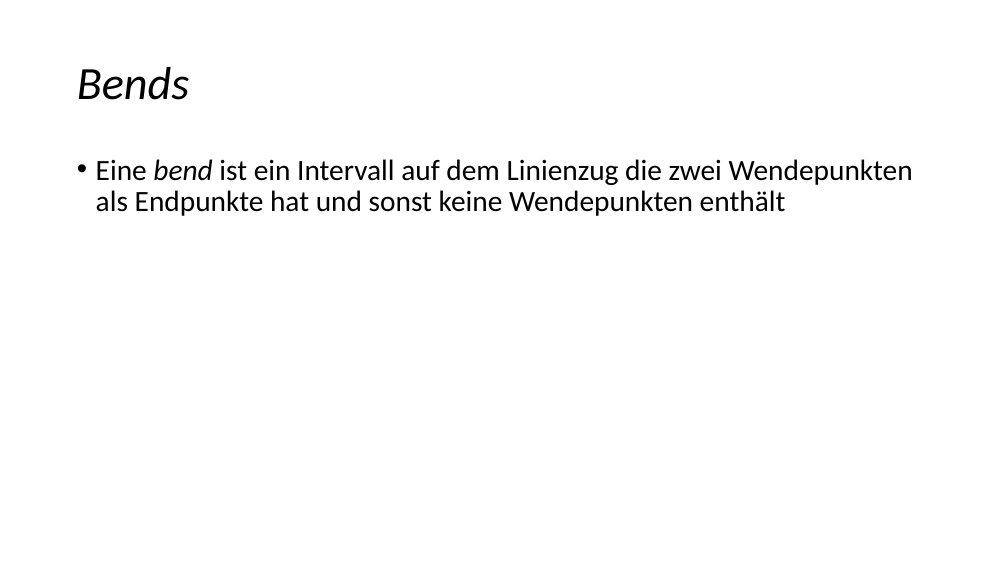
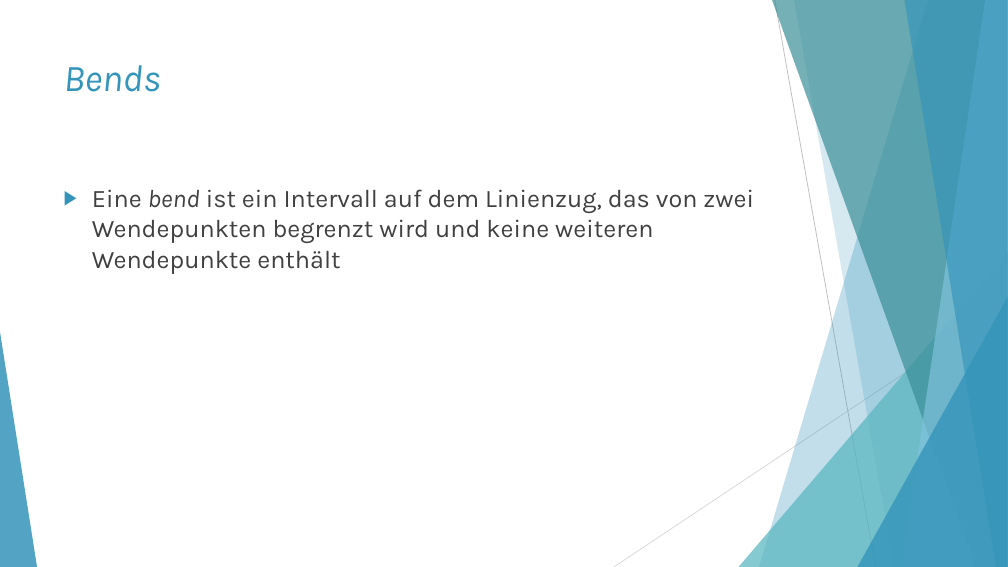
Before and after one commit to moritzhe/algokarto, a slide deck: slide 3 of Wang-Müller.pptx. Drawn at 1008x567 pixels with LibreOffice and Linux fonts; fonts in the diff are those of the drawing. Boxes give left, top, right and bottom in pixels: in the first picture for what was removed or moved away, otherwise in the second. Text is boxed around its words. In the diff, an @@ line names an element or a change of style, - is before the commit and + after.

Commit message:
Add design to presentation

```diff
--- a/Wang-Müller.pptx
+++ b/Wang-Müller.pptx
@@ title "Bends": place and size @@
-title "Bends" at (77, 67, 190, 100)
+title "Bends" at (64, 65, 161, 92)
@@ title "Bends" at (64, 65, 161, 92): size 44 to 36 pt, font Calibri to Karla, text colour #000000 to #3494BA; line spacing 0.9 to 1; vertical alignment middle to top @@
@@ text at (92, 189, 754, 274): text changed; size 28 to 24 pt; font Calibri to Karla; text colour #000000 to #404040 @@
-• Eine bend ist ein Intervall auf dem Linienzug die zwei Wendepunkten als Endpunkte hat und sonst keine Wendepunkten enthält
+▶ Eine bend ist ein Intervall auf dem Linienzug, das von zwei Wendepunkten begrenzt wird und keine weiteren Wendepunkte enthält
@@ group added at (0, 0, 1008, 567): 5 freeform shapes, 3 triangles, 2 lines @@
```
Also in this commit, not shown: 14 other slides changed, 1 slide added, 1 slide removed.
